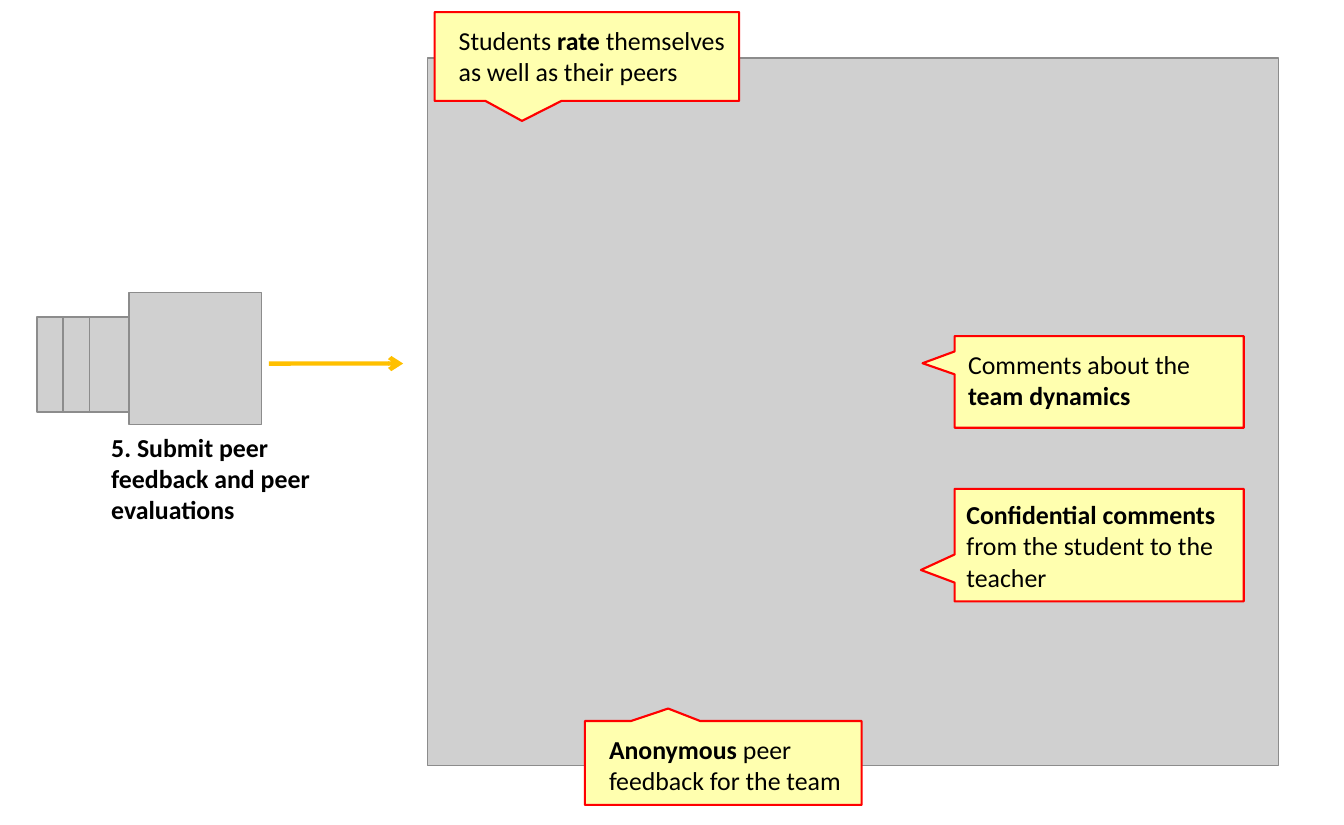
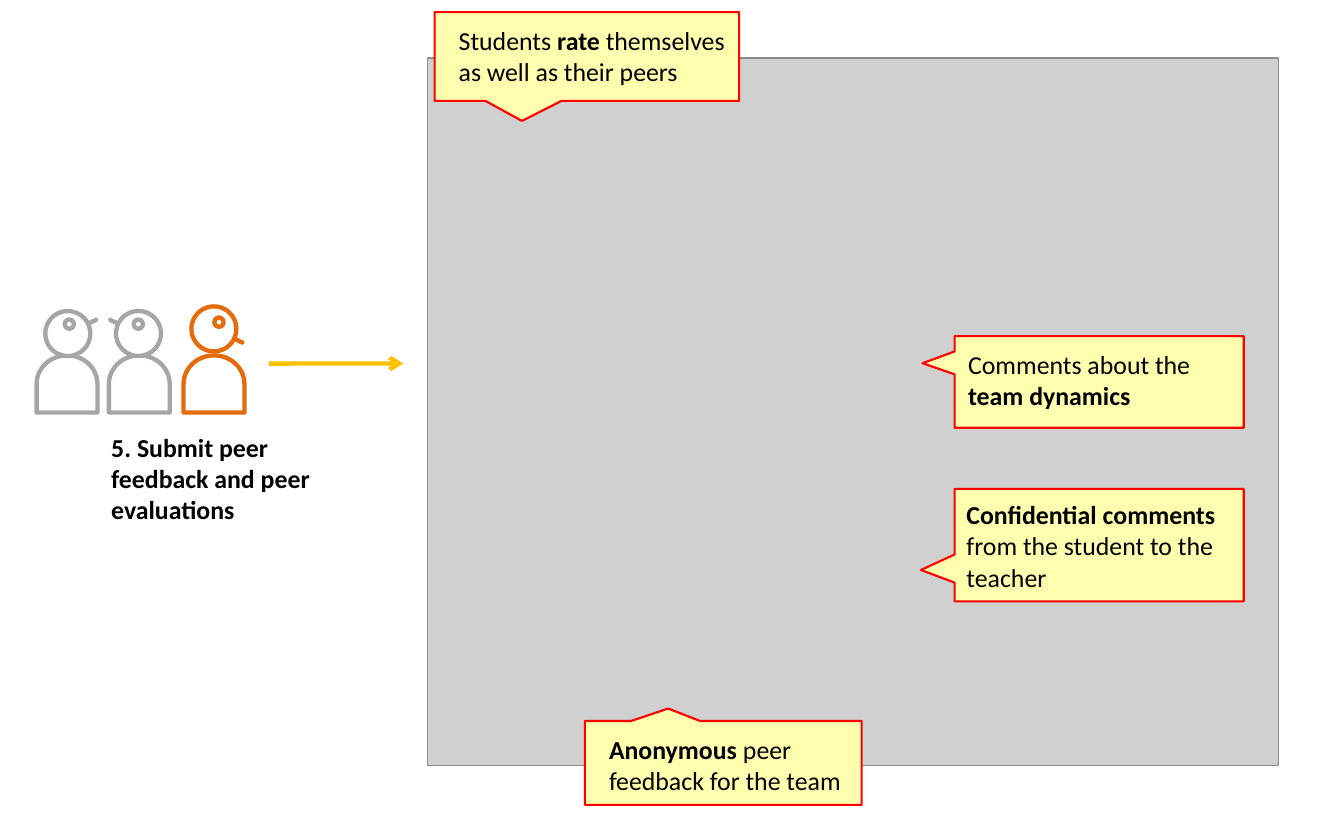
Before and after one commit to TEAMMATES/teammates, a slide deck: slide 1 of doc/mockups/features-screenshots/feature5-submitEval.pptx. Drawn at 1344x825 pixels with LibreOffice and Linux fonts; fonts in the diff are those of the drawing; grey boxes stand for pictures. Boxes give left, top, right and bottom in pixels: in the first picture for what was removed or moved away, otherwise in the second. Text is boxed around its words. In the diff, an @@ line names an element or a change of style, - is before the commit and + after.

Commit message:
Starting Issue686[Update Features.html to match look and feel of the home page] Update Issue 686 Updated images. Resaved "homepage image.pptx" because it contained a restricted font.
--HG--
branch : Issue686

Former-commit-id: 2e255c25b33de88fdeabbbb80c07e9a8ee45a6de
Former-commit-id: a09ee7df5708461d63f1b1be79eadc9ed09750e3
Former-commit-id: ba109709a9a0f34a260e5588805cac1a560be749

```diff
--- a/doc/mockups/features-screenshots/feature5-submitEval.pptx
+++ b/doc/mockups/features-screenshots/feature5-submitEval.pptx
@@ group removed at (x1=37, y1=292, x2=261, y2=424): 4 pictures @@
@@ group added at (x1=36, y1=301, x2=245, y2=413): 6 ellipses, 3 flow chart delays, 3 freeform shapes @@
```
Also in this commit, not shown: 14 other files.
